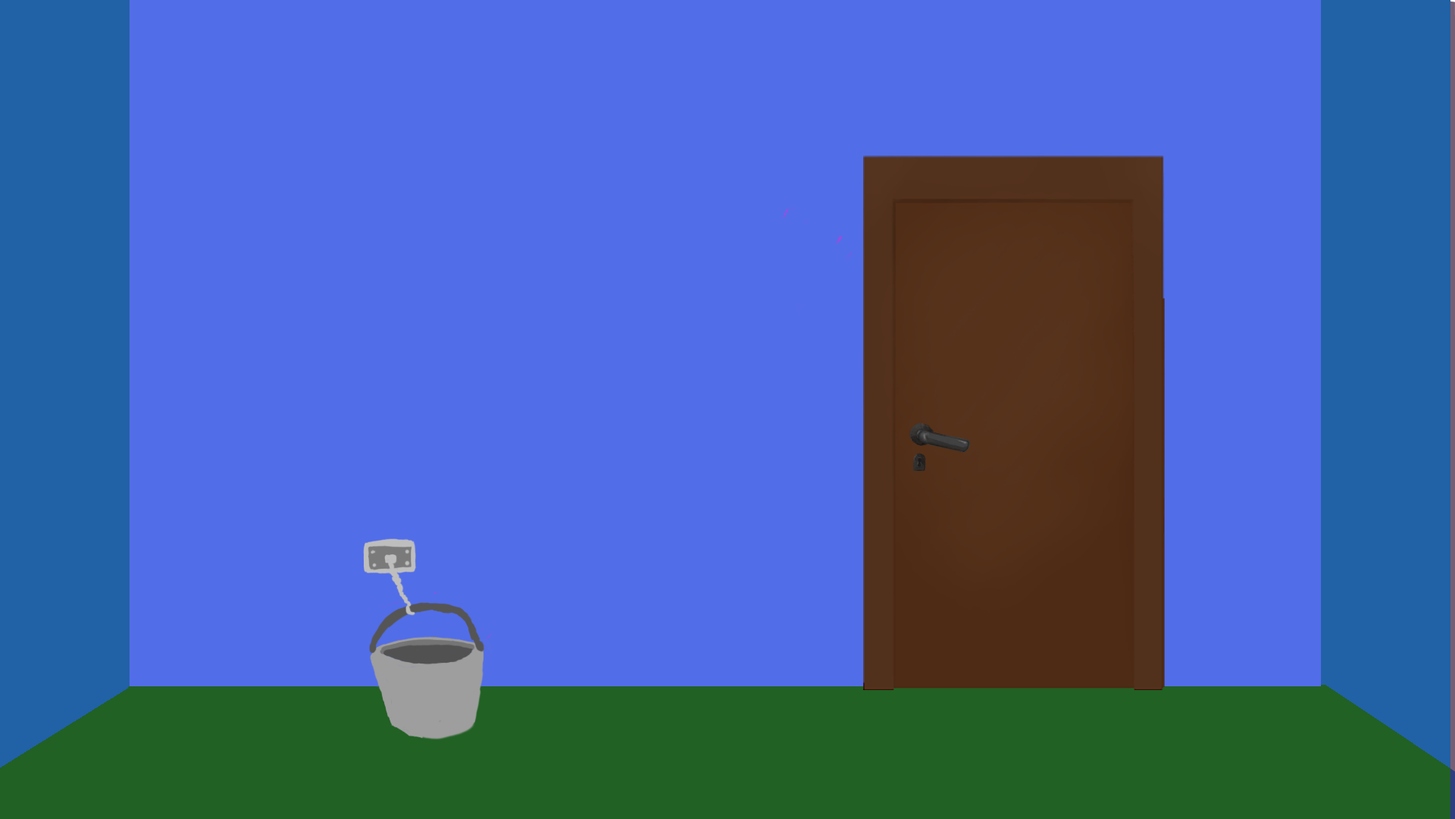
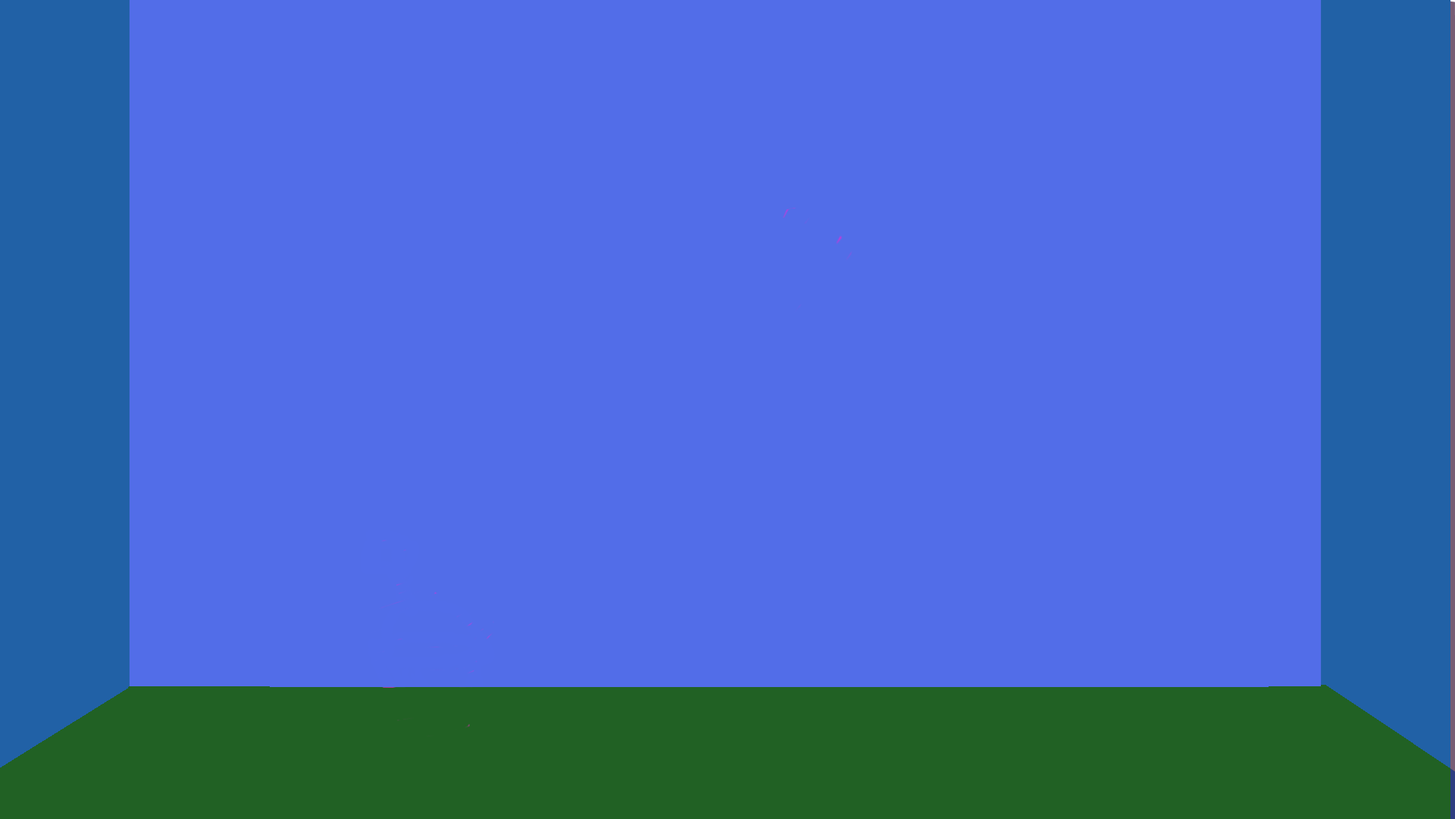
Layers edited between the first and the second 1455px x 819px image:
hid "Handle", painted on it over [908, 422, 971, 472]
hid "Layer2", painted on it over [863, 155, 1166, 690]
hid "bucket", painted on it over [363, 538, 493, 740]
painted on "Improved copy second wall" over [269, 155, 1269, 687]
